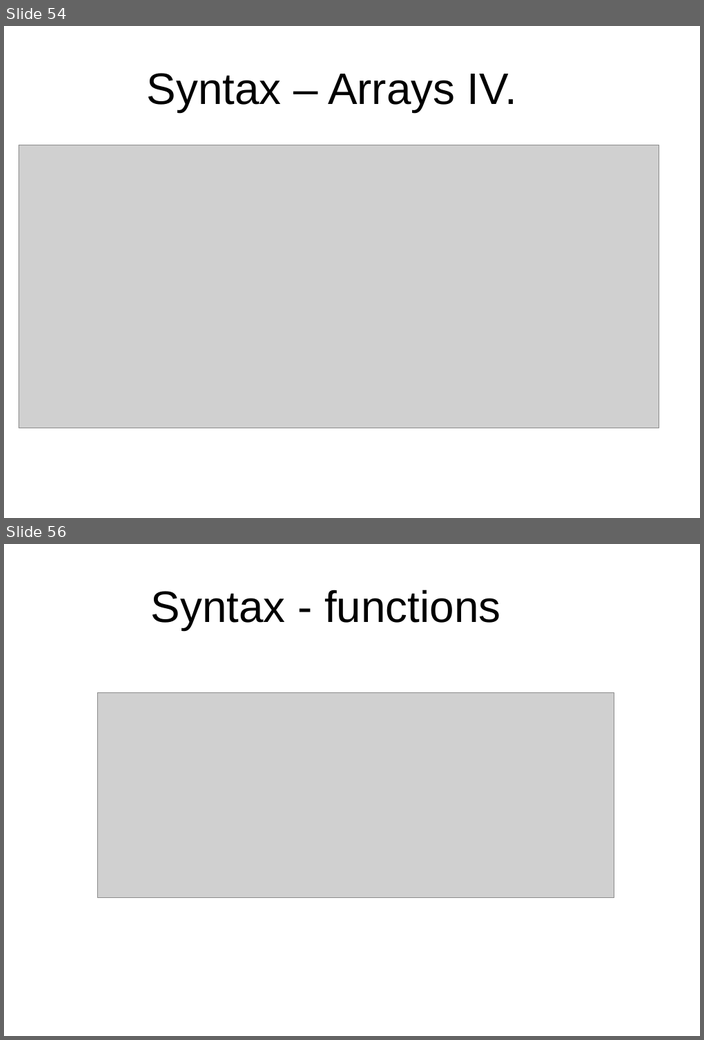
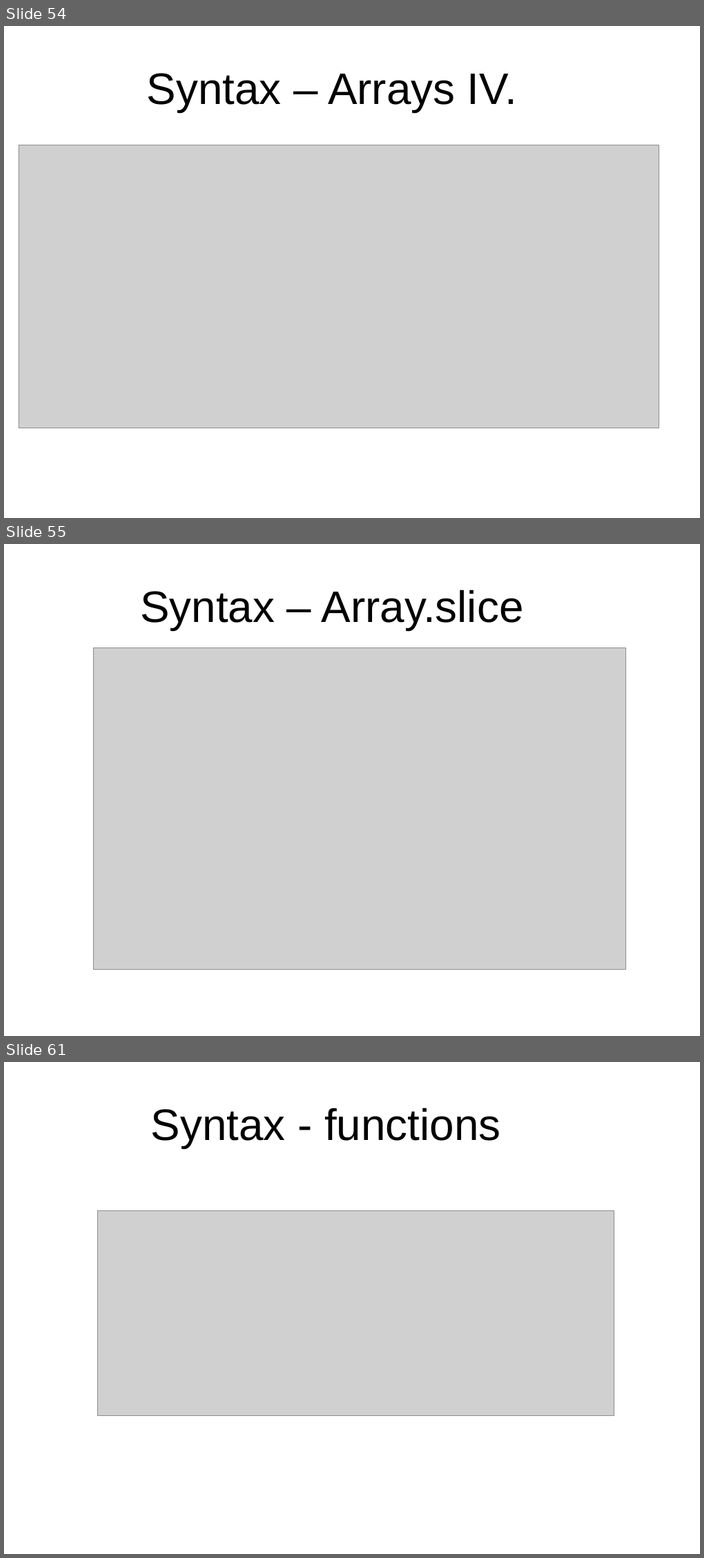
Before and after one commit to peterborkuti/other, a slide deck: JavaScriptBasics/jsbasics-slide.odp. Shown one above the other, each under a label of ours: slides 54 and 56 before the commit, slides 54, 55 and 61 after it; the slides between them are not shown. The pictures are 704x1040 and 704x1558 pixels, drawn with LibreOffice and Linux fonts; fonts in the diff are those of the drawing; grey boxes stand for pictures; background and template pictures are left out. Boxes give left, top, right and bottom in pixels: in the first picture for what was removed or moved away, otherwise in the second. Text is boxed around its words. In the diff, an @@ line names an element or a change of style, - is before the commit and + after.

```diff
--- a/JavaScriptBasics/jsbasics-slide.odp
+++ b/JavaScriptBasics/jsbasics-slide.odp
@@ slide 55 added at (4, 544, 700, 1036), background #FFFFFF @@
@@ title added at (140, 590, 524, 630), 53.3 pt, text #000000 @@
+Syntax – Array.slice
@@ picture added at (93, 648, 626, 970) @@
@@ what was slide 56 is now slide 61 @@
```
Also in this commit, not shown: 5 other slides added, 1 slide removed, 7 other files.
